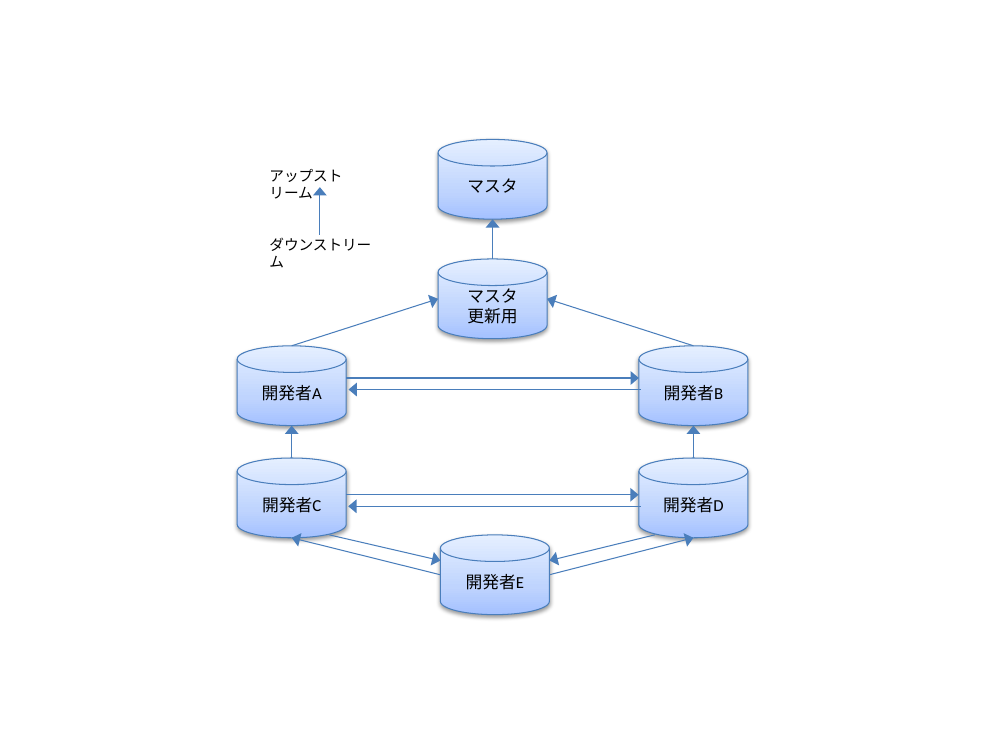
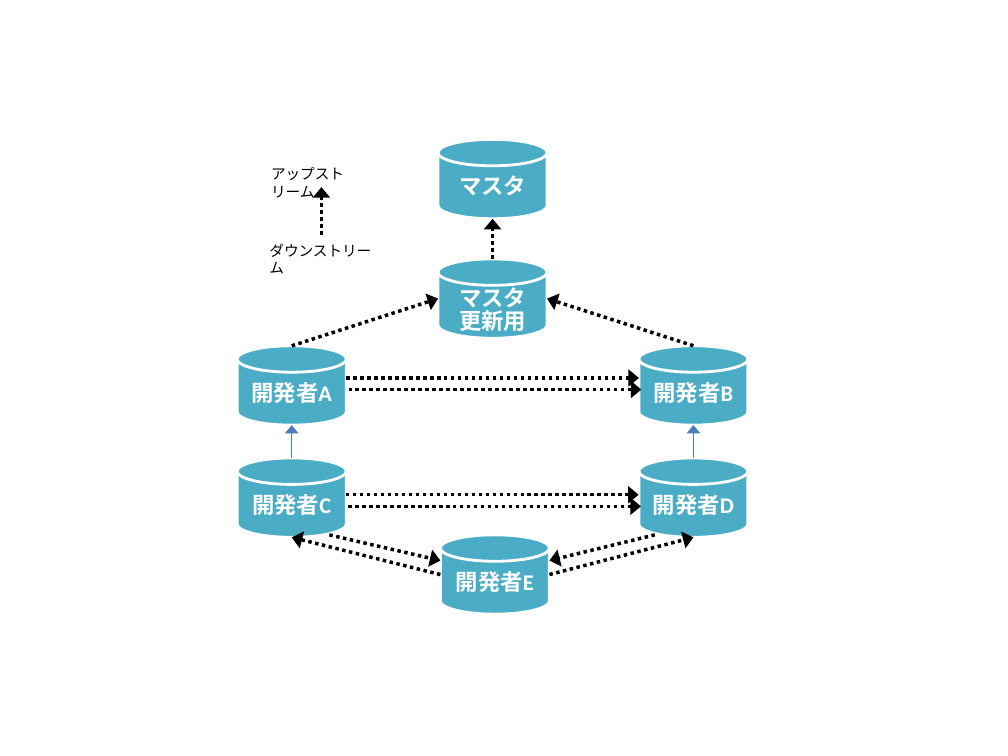
Before and after one commit to kaitoy/blog, a slide deck: slide 1 of static/images/git-dvc/repo_net.pptx. Drawn at 1008x756 pixels with LibreOffice and Linux fonts; fonts in the diff are those of the drawing. Boxes give left, top, right and bottom in pixels: in the first picture for what was removed or moved away, otherwise in the second. Text is boxed around its words. In the diff, an @@ line names an element or a change of style, - is before the commit and + after.

```diff
--- a/static/images/git-dvc/repo_net.pptx
+++ b/static/images/git-dvc/repo_net.pptx
@@ cylinder "マスタ" at <box>438,139,547,219</box>: size 12 to 16 pt, font Calibri to Noto Sans CJK JP, text colour #000000 to #FFFFFF, bold on; fill gradient #A4C4FF to #BFD4FF to #E6EEFF to #4BACC6; outline #4B7EBC 0.75 pt to #FFFFFF 2 pt; shadow off @@
@@ arrow (322, 235) - (322, 187): stroke #4B7EBC 0.75 pt to #000000 2.5 pt dashed @@
@@ text "ダウンストリーム": place and size @@
-text "ダウンストリーム" at <box>269,238,371,268</box>
+text "ダウンストリーム" at <box>269,244,371,274</box>
@@ arrow (493, 259) - (493, 219): stroke #4B7EBC 0.75 pt to #000000 2.5 pt dashed @@
@@ cylinder "マスタ" at <box>438,259,547,339</box>: size 12 to 16 pt, font Calibri to Noto Sans CJK JP, text colour #000000 to #FFFFFF, bold on; line spacing 1 to 16pt; fill gradient #A4C4FF to #BFD4FF to #E6EEFF to #4BACC6; outline #4B7EBC 0.75 pt to #FFFFFF 2 pt; shadow off @@
@@ arrow (291, 346) - (438, 298): stroke #4B7EBC 0.75 pt to #000000 2.5 pt dashed @@
@@ arrow (694, 346) - (547, 298): stroke #4B7EBC 0.75 pt to #000000 2.5 pt dashed @@
@@ cylinder "開発者A" at <box>237,346,346,425</box>: size 12 to 16 pt, text colour #000000 to #FFFFFF, bold on; font Calibri to Noto Sans CJK JP in "開発者A"; fill gradient #A4C4FF to #BFD4FF to #E6EEFF to #4BACC6; outline #4B7EBC 0.75 pt to #FFFFFF 2 pt; shadow off @@
@@ cylinder "開発者B" at <box>639,346,748,425</box>: size 12 to 16 pt, text colour #000000 to #FFFFFF, bold on; font Calibri to Noto Sans CJK JP in "開発者B"; fill gradient #A4C4FF to #BFD4FF to #E6EEFF to #4BACC6; outline #4B7EBC 0.75 pt to #FFFFFF 2 pt; shadow off @@
@@ arrow (346, 378) - (639, 378): stroke #4B7EBC 0.75 pt to #000000 2.5 pt dashed @@
@@ arrow (349, 389) - (641, 389): stroke #4B7EBC 0.75 pt to #000000 2.5 pt dashed; arrowheads changed @@
@@ cylinder "開発者C" at <box>237,458,346,537</box>: size 12 to 16 pt, text colour #000000 to #FFFFFF, bold on; font Calibri to Noto Sans CJK JP in "開発者C"; fill gradient #A4C4FF to #BFD4FF to #E6EEFF to #4BACC6; outline #4B7EBC 0.75 pt to #FFFFFF 2 pt; shadow off @@
@@ cylinder "開発者D" at <box>639,458,748,537</box>: size 12 to 16 pt, text colour #000000 to #FFFFFF, bold on; font Calibri to Noto Sans CJK JP in "開発者D"; fill gradient #A4C4FF to #BFD4FF to #E6EEFF to #4BACC6; outline #4B7EBC 0.75 pt to #FFFFFF 2 pt; shadow off @@
@@ arrow (346, 495) - (639, 495): stroke #4B7EBC 0.75 pt to #000000 2.5 pt dashed @@
@@ arrow (348, 506) - (641, 506): stroke #4B7EBC 0.75 pt to #000000 2.5 pt dashed; arrowheads changed @@
@@ arrow (440, 575) - (291, 537): stroke #4B7EBC 0.75 pt to #000000 2.5 pt dashed @@
@@ arrow (330, 535) - (440, 560): stroke #4B7EBC 0.75 pt to #000000 2.5 pt dashed @@
@@ cylinder "開発者E" at <box>440,535,549,615</box>: size 12 to 16 pt, text colour #000000 to #FFFFFF, bold on; fill gradient #A4C4FF to #BFD4FF to #E6EEFF to #4BACC6; outline #4B7EBC 0.75 pt to #FFFFFF 2 pt; shadow off @@
@@ arrow (655, 535) - (549, 560): stroke #4B7EBC 0.75 pt to #000000 2.5 pt dashed @@
@@ arrow (549, 575) - (694, 537): stroke #4B7EBC 0.75 pt to #000000 2.5 pt dashed @@
```
Also in this commit, not shown: 13 other files.
